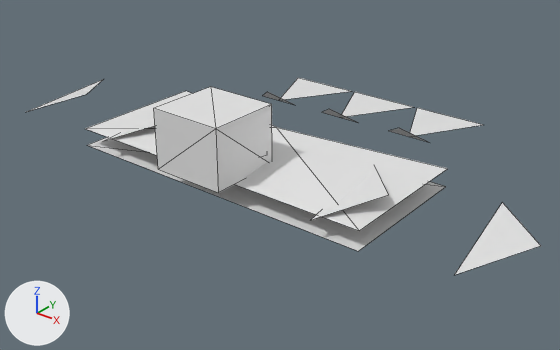
The OBJ model GameData/Meshes/Designs/solari/solari_carrier_mk2_27.obj, before and after one commit.
Rendered twice from a camera (50 mm lens) standing at (12.84, -14.99, 9.23) and looking at (0.42, 0.54, -0.4). The axes (+X, +Y, +Z) are drawn at lower left. The lights are the same throughout. The picture after the commit comes second. Mesh edges are drawn as thin lines. Where no turn or scale is listed for an object, it has been applied to the vertices. Vertices at exactly the same position are counted once.

In view in the first picture: 'solari_carrier_mk2_27'.
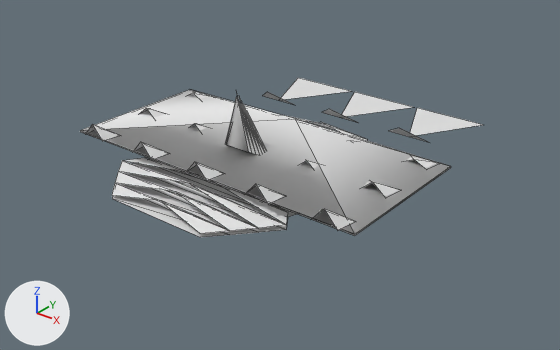
Location of each change, (x1, y1, x2, y2) in pixels of the pictures (560 x 350 px; the box of a moved part takes in the faces that stretch with it):
'solari_carrier_mk2_27', reshaped (22% narrower, 19% shorter)
    before: (27, 78, 541, 275)
    after: (80, 78, 483, 237)
part 1 of me_solari_carrier_mk2_27, moved or reshaped
    before: (85, 91, 448, 231)
    after: (188, 92, 208, 99)
part 2 of me_solari_carrier_mk2_27, added
    after: (406, 156, 437, 168)
part 3 of me_solari_carrier_mk2_27, rebuilt
    before: (88, 137, 445, 251)
    after: (112, 158, 296, 237)
part 4 of me_solari_carrier_mk2_27, deleted
    before: (27, 80, 102, 112)
part 5 of me_solari_carrier_mk2_27, deleted
    before: (455, 203, 541, 275)
part 6 of me_solari_carrier_mk2_27, cut back
    before: (104, 87, 388, 220)
    after: (80, 90, 451, 236)

What changed in the scene script:
```text
Change me_solari_carrier_mk2_27:
    used by ob_solari_carrier_mk2_27; location = (0.0, 0.0, 0.0)
    remove me_solari_carrier_mk2_27.from_pydata(...)  # 50 vertices, 28 faces; spans x -7.9..8.4, y -2.7..6.7, z 0.0..2.2
    add me_solari_carrier_mk2_27.from_pydata(...)  # 230 vertices, 160 faces; spans x -4.8..4.8, y -3.9..6.7, z 0.0..2.4
    me_solari_carrier_mk2_27 part 1: the loose piece of 5 vertices spanning x -4.8..4.8, y -2.1..2.1, z 0.5..0.8 is scaled about its middle by (0.09, -0.15, 0.583), then moved by (-4.0, 1.9, -0.1)
    me_solari_carrier_mk2_27 part 2: the loose piece of 5 vertices spanning x -4.8..4.8, y -2.1..2.1, z 0.5..0.8 is copied, and the copy is scaled about its middle by (0.09, -0.15, 0.583), then moved by (4.0, 1.9, -0.1); it spans x 3.5..4.5, y 1.7..2.3, z 0.5..0.7
    me_solari_carrier_mk2_27 part 3: the loose piece of 4 vertices spanning x -4.8..4.8, y -2.1..2.1, z 0.0 is rebuilt with 30 vertices and now spans x -2.9..2.9, y -3.9..3.3, z 0.0
    me_solari_carrier_mk2_27 part 4: the loose piece of 3 vertices spanning x -7.9..-6.1, y -2.4..1.2, z 0.5..1.0 is deleted
    me_solari_carrier_mk2_27 part 5: the loose piece of 3 vertices spanning x 6.7..8.4, y -2.4..1.2, z 0.5..1.0 is deleted
    me_solari_carrier_mk2_27 part 6
    15 vertices are removed from x -4.2..4.8, y -2.7..1.2, z 0.5..2.2
    15 faces are deleted
    113 vertices are added at x -4.8..4.8, y -3.9..3.3, z 0.0..2.4
    14 new vertices lie (1.0, 0.0, 0.0) away from vertices in x -4.5..3.5, y -1.8..0.2, z 0.0..0.7
    9 new vertices lie (0.1, -0.6, 0.0) away from vertices in x -4.5..3.5, y -1.8..0.2, z 0.5
    9 new vertices lie (-0.1, -0.6, 0.0) away from vertices in x -3.5..4.5, y -1.8..0.2, z 0.5
    5 new vertices lie (0.5, -0.6, 0.3) away from vertices in x -4.5..3.5, y 0.2, z 0.5
    5 new vertices lie (0.5, -0.6, 0.5) away from vertices in x -4.5..3.5, y -1.8, z 0.5
    111 new faces join them
    other edits to the shape of me_solari_carrier_mk2_27 do not show in these pictures
```
